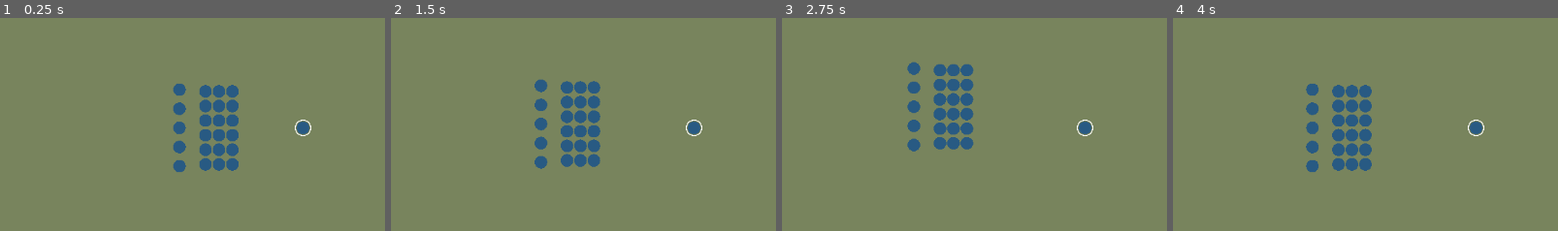
Above: before the commit, frames 1-4 (left to right).
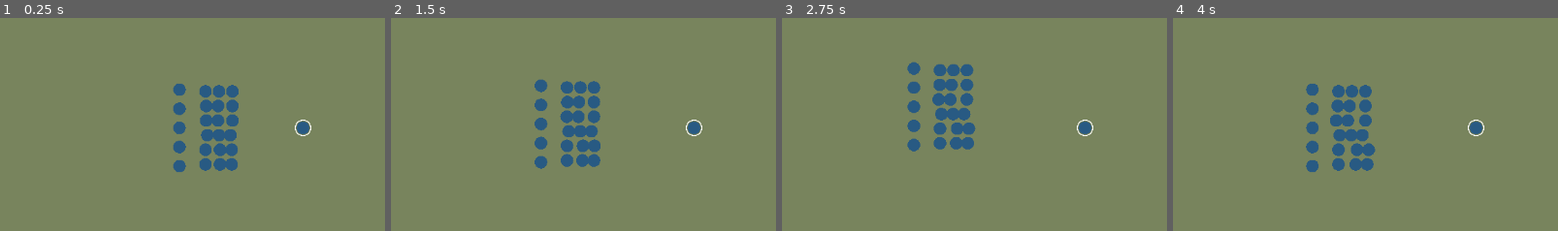
Above: after the commit, the same moments.

Repository: akglebak16/iron-standard
Game: Godot game, scene res://app/main.tscn
Two runs of this game, one before a commit and one after it. Both use one fixed random seed, a clock stepped at 60 frames per second and the inputs below.
Inputs (mouse positions are % of the whole screen's width and height, from its top left):
- Up to frame 1 (0.25 s): no input
- Up to frame 2 (1.5 s): tap Enter at 0.5 s; move the mouse to (72, 44) at 0.52 s; hold D 0.53-1.28 s; hold Shift 0.53-1.28 s; click (72, 44) at 0.67 s; move the mouse to (30, 54) at 1.27 s; hold S from 1.28 s (still down); tap 1 at 1.35 s
- Up to frame 3 (2.75 s): move the mouse to (60, 27) at 2.02 s; release S at 2.03 s; hold D from 2.03 s (still down); tap 2 at 2.1 s
- Up to frame 4 (4 s): move the mouse to (45, 69) at 2.77 s; release D at 2.78 s; hold W 2.78-3.53 s; tap 3 at 2.85 s; click (45, 69) at 2.92 s; move the mouse to (80, 64) at 3.52 s; hold A from 3.53 s (still down); tap 4 at 3.6 s
The pictures show only the part of the screen within x 10-60%, y 23-73%; the shares and areas given below are measured in that part.

The runs differ from the first frame. In frame 1, 0.4% of the frame differs, in the area x 51-62%, y 38-72%; in frame 2, 0.5%; in frame 3, 0.6%; in frame 4, 0.8%, in the area x 40-53%, y 38-72%.

Commit message:
Перенести периодическое перестроение отрядов

Diff:
--- a/godot/battle/application/session.gd
+++ b/godot/battle/application/session.gd
@@ -50,6 +50,7 @@
 	_elapsed_seconds += dt
 	Tactics.enemy_step(_state, 1, _elapsed_seconds, dt)
 	Tactics.follow_hero(_state, _hero)
+	Tactics.relayout(_state, dt)
 	HeroControl.step(_state, _hero, _input, dt, _rng)
 	var spatial_index = Movement.step(_state, dt, _hero.position, _hero.facing, _rng)
 	CombatStep.step(_state, dt, _rng, spatial_index)
--- a/godot/battle/config.gd
+++ b/godot/battle/config.gd
@@ -63,6 +63,7 @@
 const AI_CAVALRY_CHARGE_DISTANCE := 250.0
 const AI_TACTIC_WAIT := "wait"
 const AI_TACTIC_FLANK := "flank"
+const FORMATION_RELAYOUT_SECONDS := 2.4
 const FOOT_STEERING_RATE := 10.0
 const HORSE_STEERING_RATE := 2.4
 const ARRIVAL_DISTANCE := 2.0
--- a/godot/battle/model/state.gd
+++ b/godot/battle/model/state.gd
@@ -11,6 +11,7 @@
 var projectiles: Array = []
 var starting_units := [0, 0]
 var morale_timer := 0.0
+var formation_timer := 0.0
 
 func setup_groups(cavalry_flank: int = 1) -> void:
 	groups.clear()
--- a/godot/battle/rules/tactics.gd
+++ b/godot/battle/rules/tactics.gd
@@ -57,6 +57,16 @@
 		group.direction = facing
 		group.center = hero.position - Vector2(cos(facing), sin(facing)) * rear + Vector2(-sin(facing), cos(facing)) * side
 
+static func relayout(battle: State, dt: float) -> void:
+	battle.formation_timer -= dt
+	if battle.formation_timer > 0.0:
+		return
+	battle.formation_timer = Config.FORMATION_RELAYOUT_SECONDS
+	for side_groups in battle.groups:
+		for group: Group in side_groups:
+			if group.order != Config.ORDER_CHARGE:
+				group.layout()
+
 static func _nearest_foe_distance(battle: State, point: Vector2, side: int) -> float:
 	var closest := INF
 	for unit: Unit in battle.units:
--- a/godot/battle/tests/rules/test_tactics.gd
+++ b/godot/battle/tests/rules/test_tactics.gd
@@ -8,6 +8,7 @@
 	_test_infantry_and_archers()
 	_test_cavalry_flank()
 	_test_follow()
+	_test_relayout()
 	print("Tactics tests passed")
 	quit(0)
 
@@ -86,3 +87,26 @@
 	hero.position = Vector2(1000, 800)
 	Tactics.follow_hero(battle, hero)
 	assert(battle.groups[0][0].center == Vector2(850, 800))
+
+func _test_relayout() -> void:
+	var battle := _battle()
+	var first: Unit = battle.units[0]
+	var second := Unit.new(1, 0, Vector2(600, 900), 100, 0, 1)
+	battle.add_grouped_unit(second, Config.GROUP_INFANTRY)
+	var group = battle.groups[0][Config.GROUP_INFANTRY]
+	first.position = Vector2(600, 700)
+	Tactics.relayout(battle, 0.1)
+	var first_slot: Vector2 = first.slot_offset
+	var second_slot: Vector2 = second.slot_offset
+	assert(is_equal_approx(battle.formation_timer, Config.FORMATION_RELAYOUT_SECONDS))
+	first.position.y = 950
+	second.position.y = 650
+	Tactics.relayout(battle, 1.0)
+	assert(first.slot_offset == first_slot and second.slot_offset == second_slot)
+	Tactics.relayout(battle, Config.FORMATION_RELAYOUT_SECONDS - 1.0)
+	assert(first.slot_offset == second_slot and second.slot_offset == first_slot)
+	group.order = Config.ORDER_CHARGE
+	first.position.y = 600
+	second.position.y = 950
+	Tactics.relayout(battle, Config.FORMATION_RELAYOUT_SECONDS)
+	assert(first.slot_offset == second_slot and second.slot_offset == first_slot)
Not shown, changed: CHANGELOG.md
Not shown, changed: godot/ARCHITECTURE.md
Not shown, changed: godot/MIGRATION_CHECKLIST.md
Not shown, changed: godot/battle/PARITY.md
Not shown, changed: shareness/lessons.md
